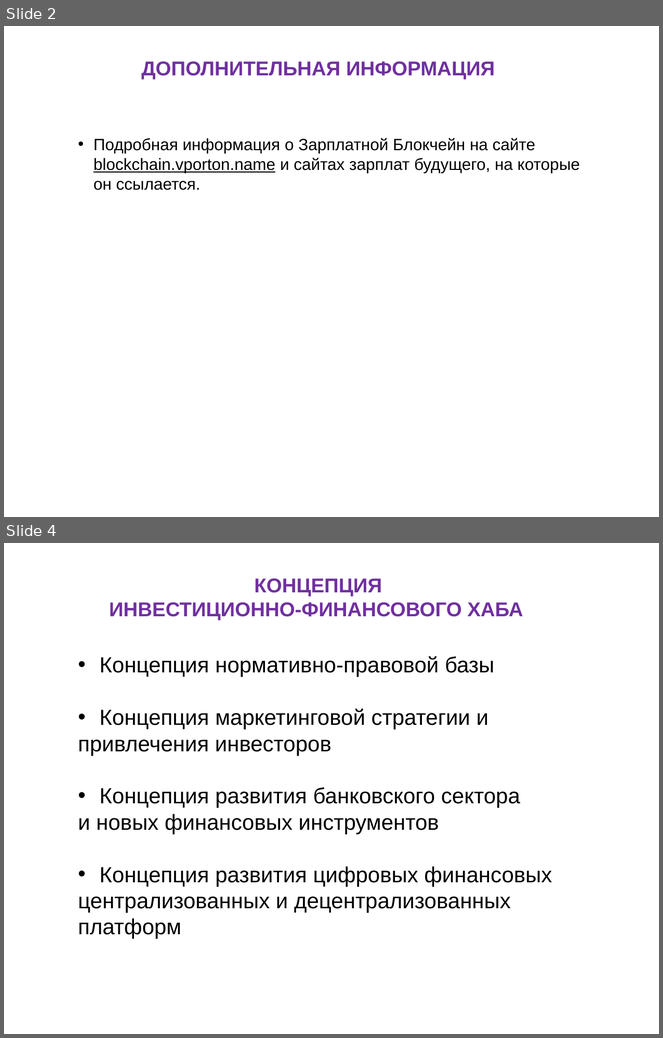
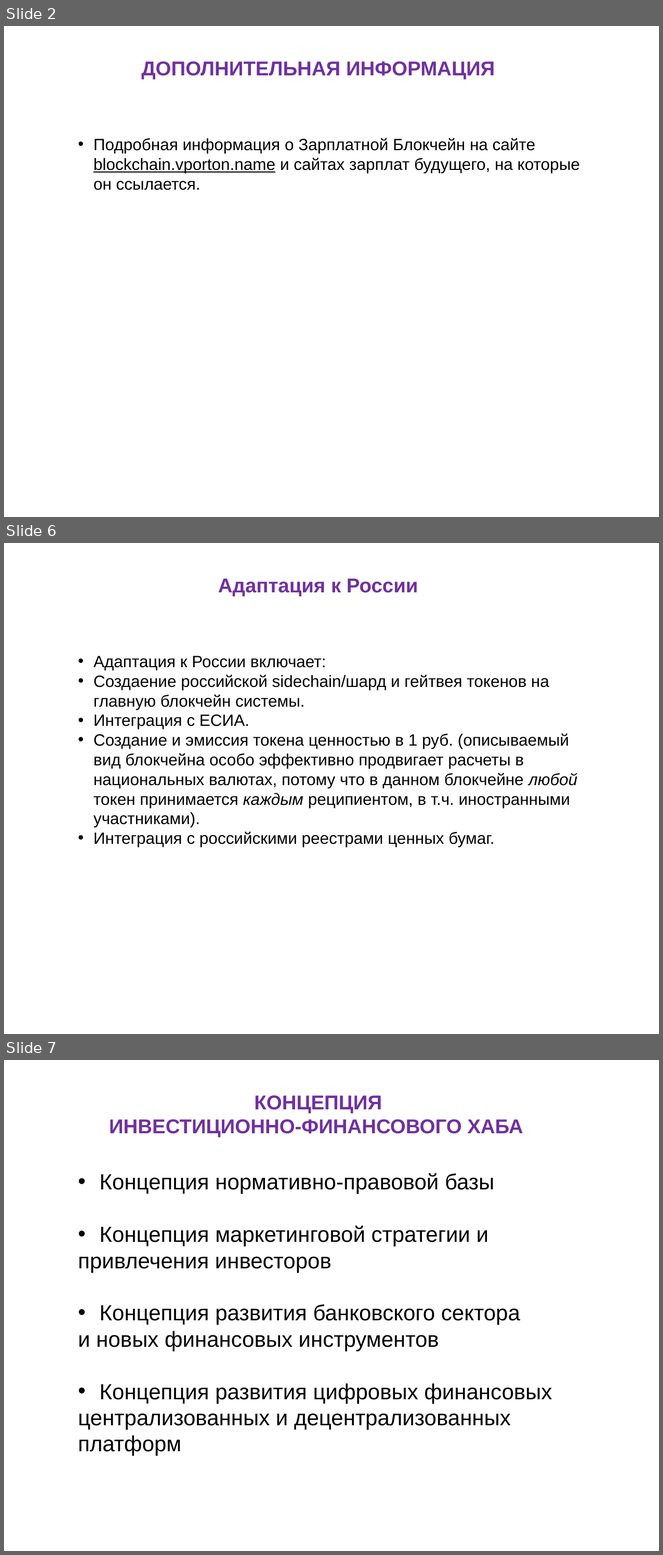
Before and after one commit to vporton/digital-breakthrough-2021, a slide deck: Цифровой-Прорыв.odp. Shown one above the other, each under a label of ours: slides 2 and 4 before the commit, slides 2, 6 and 7 after it; the slides between them are not shown. The pictures are 663x1038 and 663x1555 pixels, drawn with LibreOffice and Linux fonts; fonts in the diff are those of the drawing. Boxes give left, top, right and bottom in pixels: in the first picture for what was removed or moved away, otherwise in the second. Text is boxed around its words. In the diff, an @@ line names an element or a change of style, - is before the commit and + after.

```diff
--- a/Цифровой-Прорыв.odp
+++ b/Цифровой-Прорыв.odp
@@ slide 6 added at box(4, 543, 659, 1034), background #FFFFFF @@
@@ text added at box(218, 578, 418, 596), 22 pt, text #7030A0, bold @@
+Адаптация к России
@@ text added at box(93, 656, 578, 847), 18 pt, text #000000 @@
+• Адаптация к России включает:
+• Создаение российской sidechain/шард и гейтвея токенов на главную блокчейн системы.
+• Интеграция с ЕСИА.
+• Создание и эмиссия токена ценностью в 1 руб. (описываемый вид блокчейна особо эффективно продвигает расчеты в национальных валютах, потому что в данном блокчейне любой токен принимается каждым реципиентом, в т.ч. иностранными участниками).
+• Интеграция с российскими реестрами ценных бумаг.
@@ what was slide 4 is now slide 7 @@
```
Also in this commit, not shown: 7 slides changed, 3 other slides added, 1 other file.
